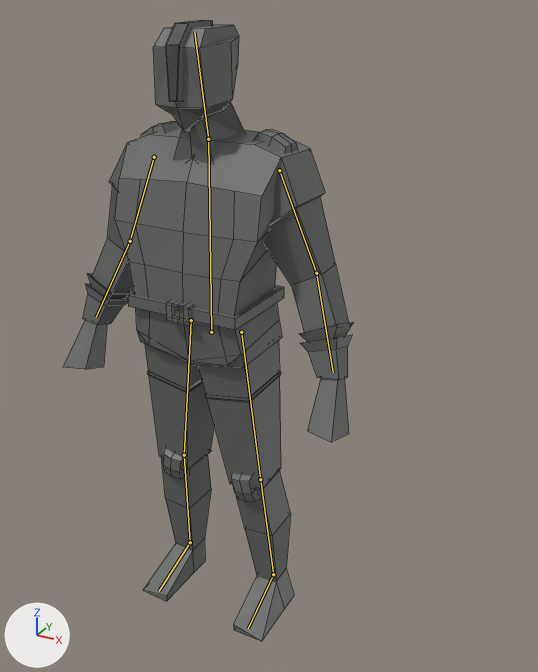
Renders of the Blender file models/EnemyModel/soldier.blend from each side of a commit.
The view is the same before and after, from a camera (50 mm lens) standing at (1.17, -1.76, 1.94) and looking at (-0.08, 0.5, 0.81). Every picture has the same lights, and +X, +Y and +Z are marked at lower left. The bones that bend it are drawn over the model as lines. Mesh edges are drawn as thin lines.
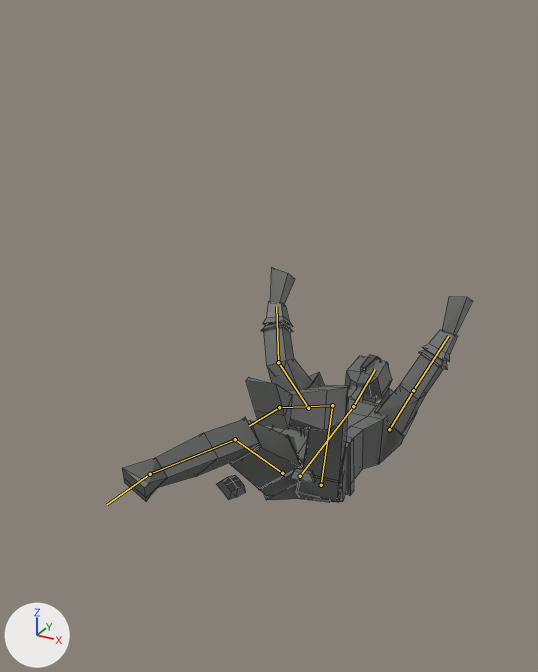
Commit message: soldier death animation

The newer file adds an action. The first version stands in its rest pose; the second is drawn at frame 12 of the action 'death'.

Where the change shows, as pixel boxes (x1, y1, x2, y2) in the pictures (538 x 672 px):
'Cube', posed (21% wider, 62% shorter): before (63, 20, 354, 642); after (122, 268, 473, 502)
bone 'body', root to tip: before (211, 332) to (208, 139); after (300, 476) to (353, 406)
bone 'upperarm.l', root to tip: before (279, 170) to (316, 273); after (389, 429) to (413, 390)
bone 'lowerarm.l', root to tip: before (316, 273) to (333, 372); after (413, 390) to (448, 336)
bone 'upperarm.r', root to tip: before (154, 157) to (130, 241); after (308, 408) to (278, 362)
bone 'lowerarm.r', root to tip: before (130, 241) to (96, 317); after (278, 362) to (276, 306)

Edits to the bpy script that builds the scene:
```text
Change bone_body:
    where bone_body = bpy.data.objects['Armature'].pose.bones['body']
    bone_body.location: (0.0, 0.0, 0.0) -> (0.0, -0.887, -0.668)
    bone_body.rotation_quaternion: (1.0, 0.0, 0.0, 0.0) -> (0.75, -0.662, 0.0, 0.0)  # degrees (0, 0, 0) -> degrees (-83, 0, 0)
Change bone_upperarm_l:
    where bone_upperarm_l = bpy.data.objects['Armature'].pose.bones['upperarm.l']  # child of 'body'
    bone_upperarm_l.rotation_quaternion: (1.0, 0.0, 0.0, 0.0) -> (0.748, 0.61, -0.261, 0.002)  # degrees (0, 0, 0) -> degrees (83, -23, -20)
Change bone_lowerarm_l:
    where bone_lowerarm_l = bpy.data.objects['Armature'].pose.bones['lowerarm.l']  # child of 'upperarm.l'
    bone_lowerarm_l.rotation_quaternion: (1.0, 0.0, 0.0, 0.0) -> (0.981, 0.18, -0.067, 0.021)  # degrees (0, 0, 0) -> degrees (21, -8, 1)
Change bone_upperarm_r:
    where bone_upperarm_r = bpy.data.objects['Armature'].pose.bones['upperarm.r']  # child of 'body'
    bone_upperarm_r.rotation_quaternion: (1.0, 0.0, 0.0, 0.0) -> (0.774, 0.582, 0.249, -0.002)  # degrees (0, 0, 0) -> degrees (78, 23, 18)
Change bone_lowerarm_r:
    where bone_lowerarm_r = bpy.data.objects['Armature'].pose.bones['lowerarm.r']  # child of 'upperarm.r'
    bone_lowerarm_r.rotation_quaternion: (1.0, 0.0, 0.0, 0.0) -> (0.949, 0.293, 0.109, -0.034)  # degrees (0, 0, 0) -> degrees (34, 13, 0)
Change bone_iklegtarget_l:
    where bone_iklegtarget_l = bpy.data.objects['Armature'].pose.bones['iklegtarget.l']
    bone_iklegtarget_l.location: (0.0, 0.0, 0.0) -> (-0.042, 0.037, -0.655)
    bone_iklegtarget_l.rotation_quaternion: (1.0, 0.0, 0.0, 0.0) -> (0.966, 0.292, 0.0, -0.019)  # degrees (0, 0, 0) -> degrees (34, 1, -2)
Change bone_iklegpole_l:
    where bone_iklegpole_l = bpy.data.objects['Armature'].pose.bones['iklegpole.l']
    bone_iklegpole_l.location: (0.0, 0.0, 0.0) -> (-0.074, -0.607, 0.644)
Change bone_iklegtarget_r:
    where bone_iklegtarget_r = bpy.data.objects['Armature'].pose.bones['iklegtarget.r']
    bone_iklegtarget_r.location: (0.0, 0.0, 0.0) -> (0.027, -0.201, -0.424)
    bone_iklegtarget_r.rotation_quaternion: (1.0, 0.0, 0.0, 0.0) -> (0.968, 0.221, 0.0, 0.014)  # degrees (0, 0, 0) -> degrees (26, 0, 2)
Change bone_iklegpole_r:
    where bone_iklegpole_r = bpy.data.objects['Armature'].pose.bones['iklegpole.r']
    bone_iklegpole_r.location: (0.0, 0.0, 0.0) -> (0.034, 0.031, 0.295)
```
